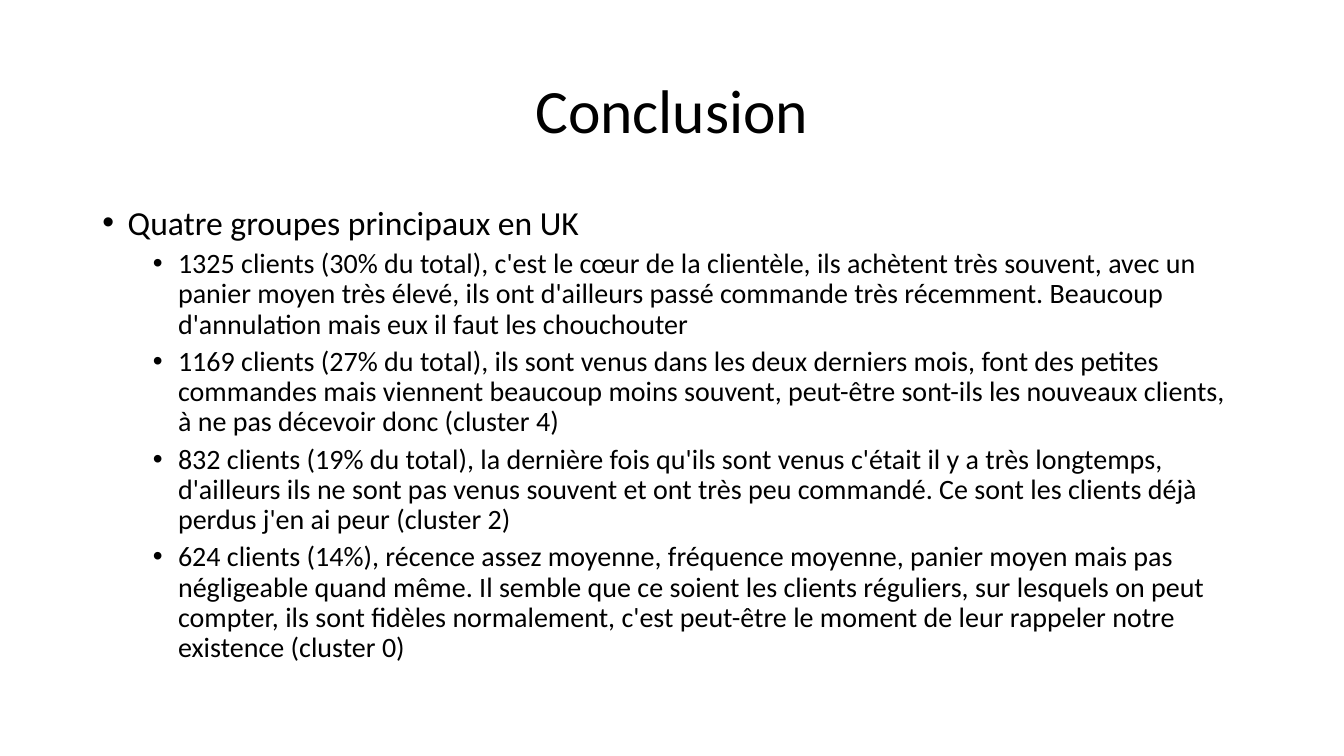
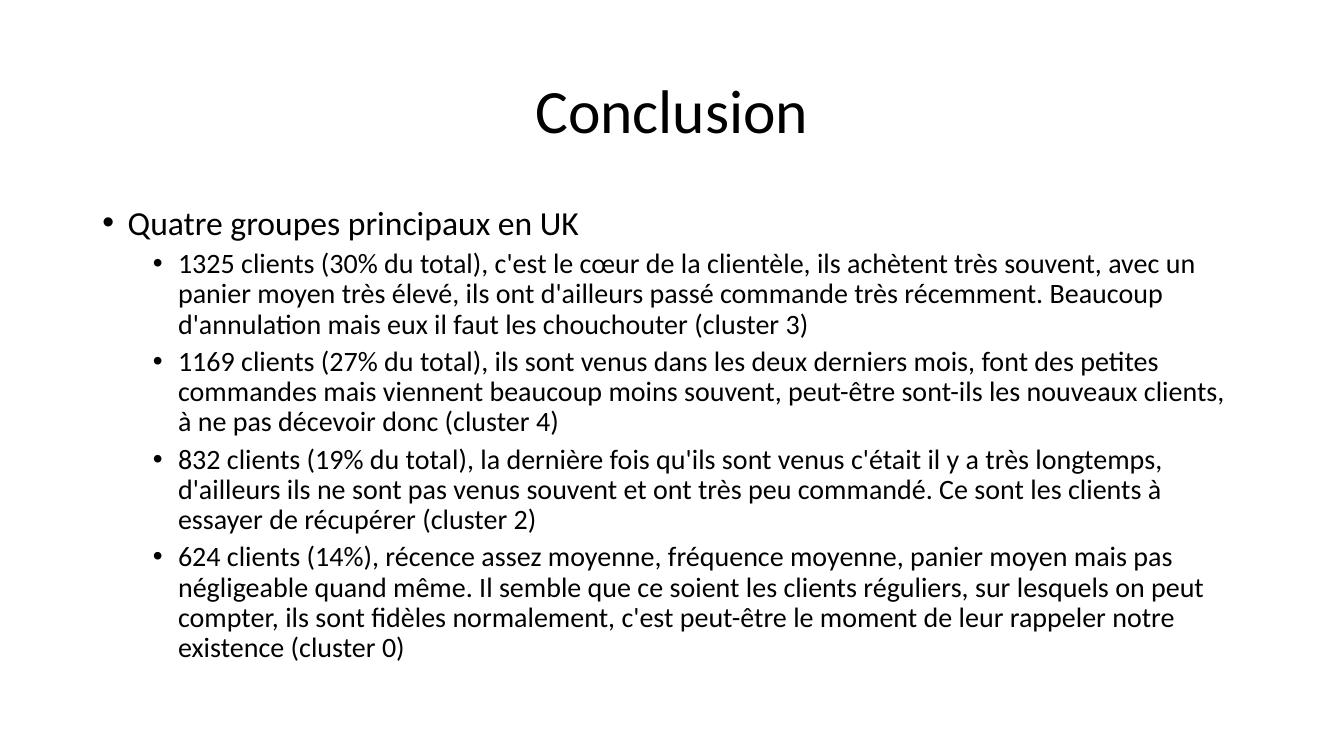
Before and after one commit to morganscao/Projet5, a slide deck: slide 20 of Rapport/P5 - Segmentez les comportements de clients.pptx. Drawn at 1344x756 pixels with LibreOffice and Linux fonts; fonts in the diff are those of the drawing. Boxes give left, top, right and bottom in pixels: in the first picture for what was removed or moved away, otherwise in the second. Text is boxed around its words. In the diff, an @@ line names an element or a change of style, - is before the commit and + after.

```diff
--- a/Rapport/P5 - Segmentez les comportements de clients.pptx
+++ b/Rapport/P5 - Segmentez les comportements de clients.pptx
@@ text at [178,252,1195,338]: text changed @@
-  • 1325 clients (30% du total), c'est le cœur de la clientèle, ils achètent très souvent, avec un panier moyen très élevé, ils ont d'ailleurs passé commande très récemment. Beaucoup d'annulation mais eux il faut les chouchouter
+  • 1325 clients (30% du total), c'est le cœur de la clientèle, ils achètent très souvent, avec un panier moyen très élevé, ils ont d'ailleurs passé commande très récemment. Beaucoup d'annulation mais eux il faut les chouchouter (cluster 3)
@@ text at [178,448,1162,534]: text changed @@
-  • 832 clients (19% du total), la dernière fois qu'ils sont venus c'était il y a très longtemps, d'ailleurs ils ne sont pas venus souvent et ont très peu commandé. Ce sont les clients déjà perdus j'en ai peur (cluster 2)
+  • 832 clients (19% du total), la dernière fois qu'ils sont venus c'était il y a très longtemps, d'ailleurs ils ne sont pas venus souvent et ont très peu commandé. Ce sont les clients à essayer de récupérer (cluster 2)
```
Also in this commit, not shown: 7 other slides changed, 1 slide added, 1 other file.
